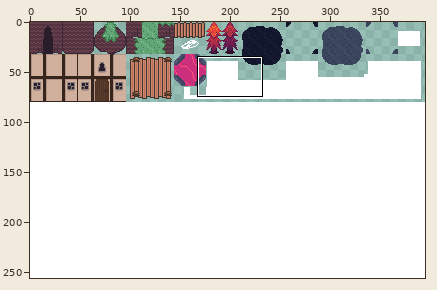
Sprite sheet: Assets/Graphics/Tilesets/misc.png. Above: a wide view before the commit, with the close-up outlined.
Close-up. Before the edit:
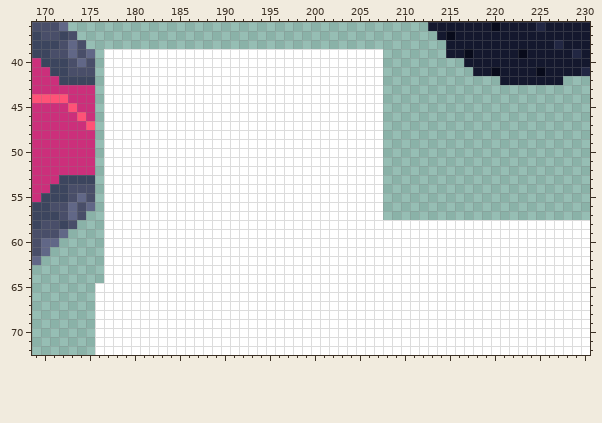
The file is 395x256 pixels. Colours within 5 levels of each other are drawn and written as one. Shown: x 169..230, y 36..72.
After the commit:
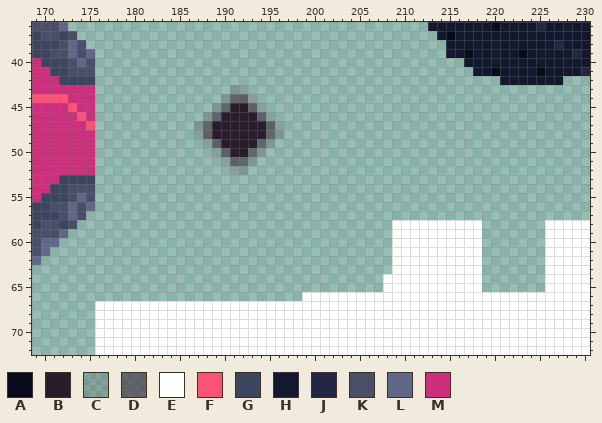
Palette (. is transparent): A #080b1b  B #291d2b  C #3d293632  D #3d293696  E #ffffff  F #ff5277  G #3c455e  H #14182e  J #222743  K #494e69  L #616787  M #cc2f7b
Difference:
y 39..42: x 177..207 EEEEEEEEEEEEEEEEEEEEEEEEEEEEEEE -> ...............................
y 43: x 177..207 EEEEEEEEEEEEEEEEEEEEEEEEEEEEEEE -> ..............CC...............
y 44: x 177..207 EEEEEEEEEEEEEEEEEEEEEEEEEEEEEEE -> .............CDDC..............
y 45: x 177..207 EEEEEEEEEEEEEEEEEEEEEEEEEEEEEEE -> ............CDBBDC.............
y 46: x 177..207 EEEEEEEEEEEEEEEEEEEEEEEEEEEEEEE -> ...........CDBBBBDC............
y 47..48: x 177..207 EEEEEEEEEEEEEEEEEEEEEEEEEEEEEEE -> ..........CDBBBBBBDC...........
y 49: x 177..207 EEEEEEEEEEEEEEEEEEEEEEEEEEEEEEE -> ...........CDBBBBDC............
y 50: x 177..207 EEEEEEEEEEEEEEEEEEEEEEEEEEEEEEE -> ............CDBBDC.............
y 51: x 177..207 EEEEEEEEEEEEEEEEEEEEEEEEEEEEEEE -> .............CDDC..............
y 52: x 177..207 EEEEEEEEEEEEEEEEEEEEEEEEEEEEEEE -> ..............CC...............
y 53..57: x 177..207 EEEEEEEEEEEEEEEEEEEEEEEEEEEEEEE -> ...............................
y 58..63: x 177..208 EEEEEEEEEEEEEEEEEEEEEEEEEEEEEEEE -> ................................; x 219..225 EEEEEEE -> .......
y 64: x 177..207 EEEEEEEEEEEEEEEEEEEEEEEEEEEEEEE -> ...............................; x 219..225 EEEEEEE -> .......
y 65: x 176..207 EEEEEEEEEEEEEEEEEEEEEEEEEEEEEEEE -> ................................; x 219..225 EEEEEEE -> .......
y 66: x 176..198 EEEEEEEEEEEEEEEEEEEEEEE -> .......................
Boxes around the changes in both close-ups, in picture pixels (x1, y1, x2, y2):
changed: (95, 49, 392, 301)
erased: (482, 220, 545, 292)
